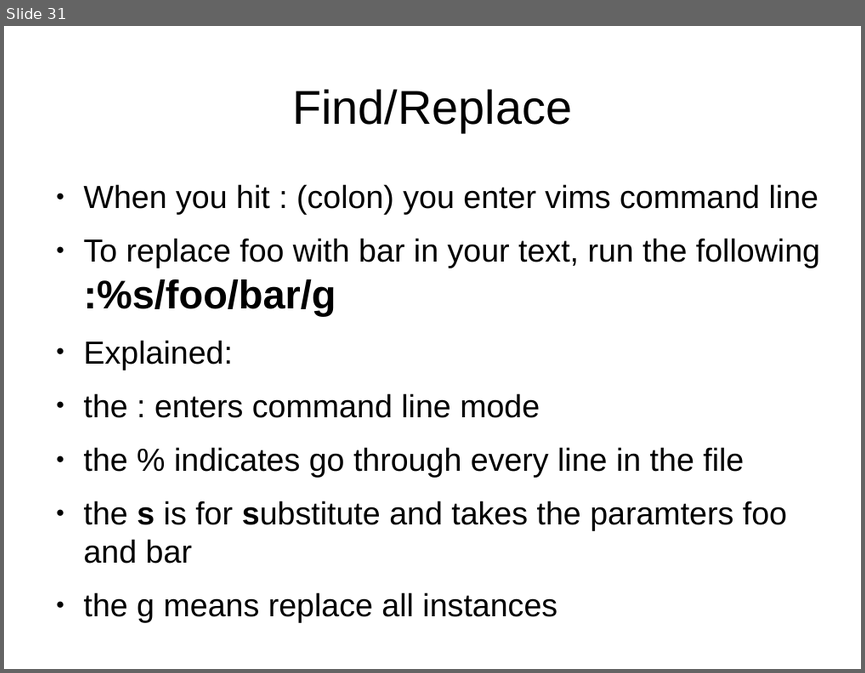
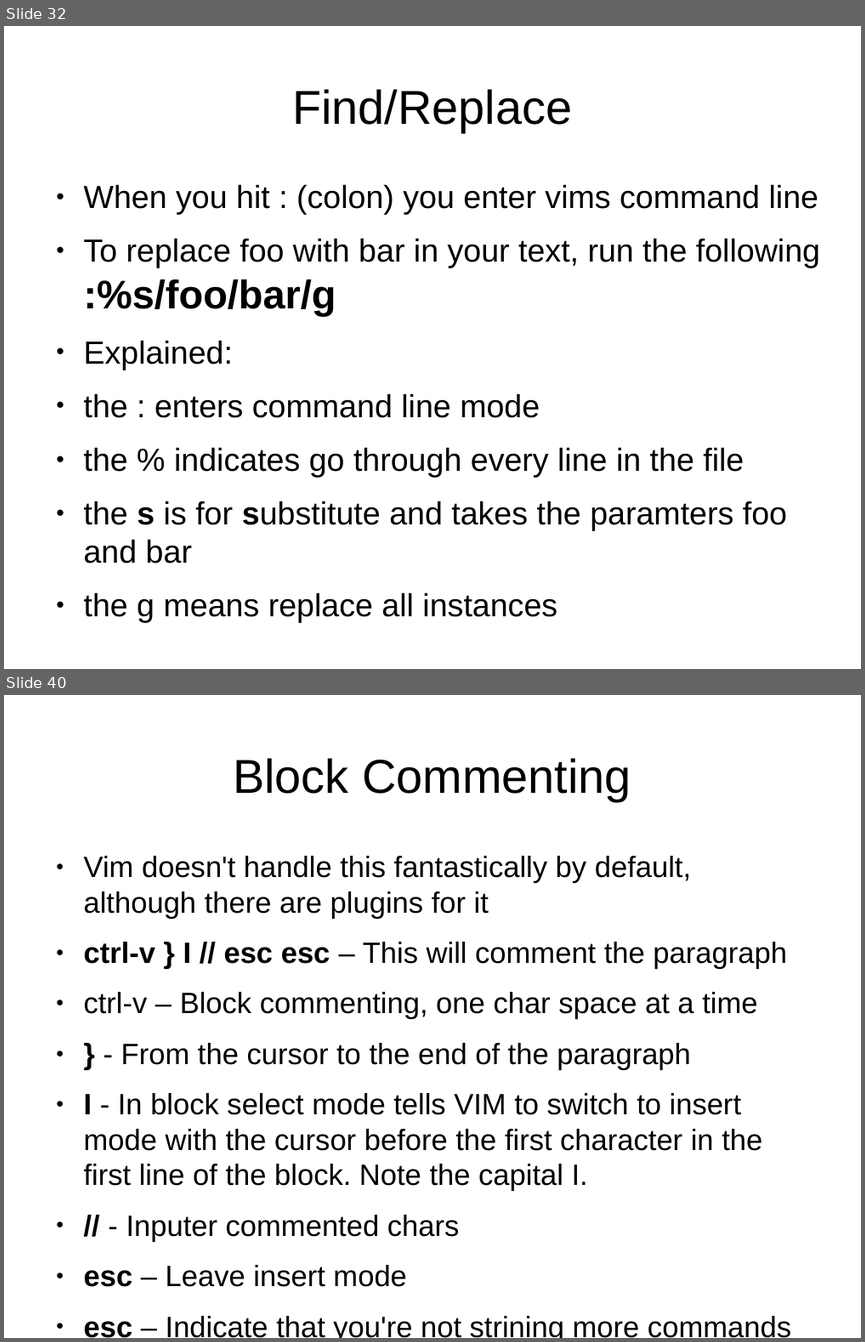
Before and after one commit to mikesligo/Vimtorial, a slide deck: Beginner pres.odp. Shown one above the other, each under a label of ours: slide 31 before the commit, slides 32 and 40 after it; the slides between them are not shown. The pictures are 865x673 and 865x1342 pixels, drawn with LibreOffice and Linux fonts; fonts in the diff are those of the drawing. Boxes give left, top, right and bottom in pixels: in the first picture for what was removed or moved away, otherwise in the second. Text is boxed around its words. In the diff, an @@ line names an element or a change of style, - is before the commit and + after.

```diff
--- a/Beginner pres.odp
+++ b/Beginner pres.odp
@@ slide 40 added at box(4, 695, 861, 1338), background #FFFFFF @@
@@ title added at box(233, 758, 631, 801), 44 pt, text #000000 @@
+Block Commenting
@@ text added at box(84, 856, 791, 1338), 27.2 pt, text #000000 @@
+● Vim doesn't handle this fantastically by default, although there are plugins for it
+● ctrl-v } I // esc esc – This will comment the paragraph
+● ctrl-v – Block commenting, one char space at a time
+● } - From the cursor to the end of the paragraph
+● I - In block select mode tells VIM to switch to insert mode with the cursor before the first character in the first line of the block. Note the capital I.
+● // - Inputer commented chars
+● esc – Leave insert mode
+● esc – Indicate that you're not strining more commands
@@ what was slide 31 is now slide 32 @@
```
Also in this commit, not shown: 1 slide changed, 12 other slides added, 1 slide removed, 13 other files.
